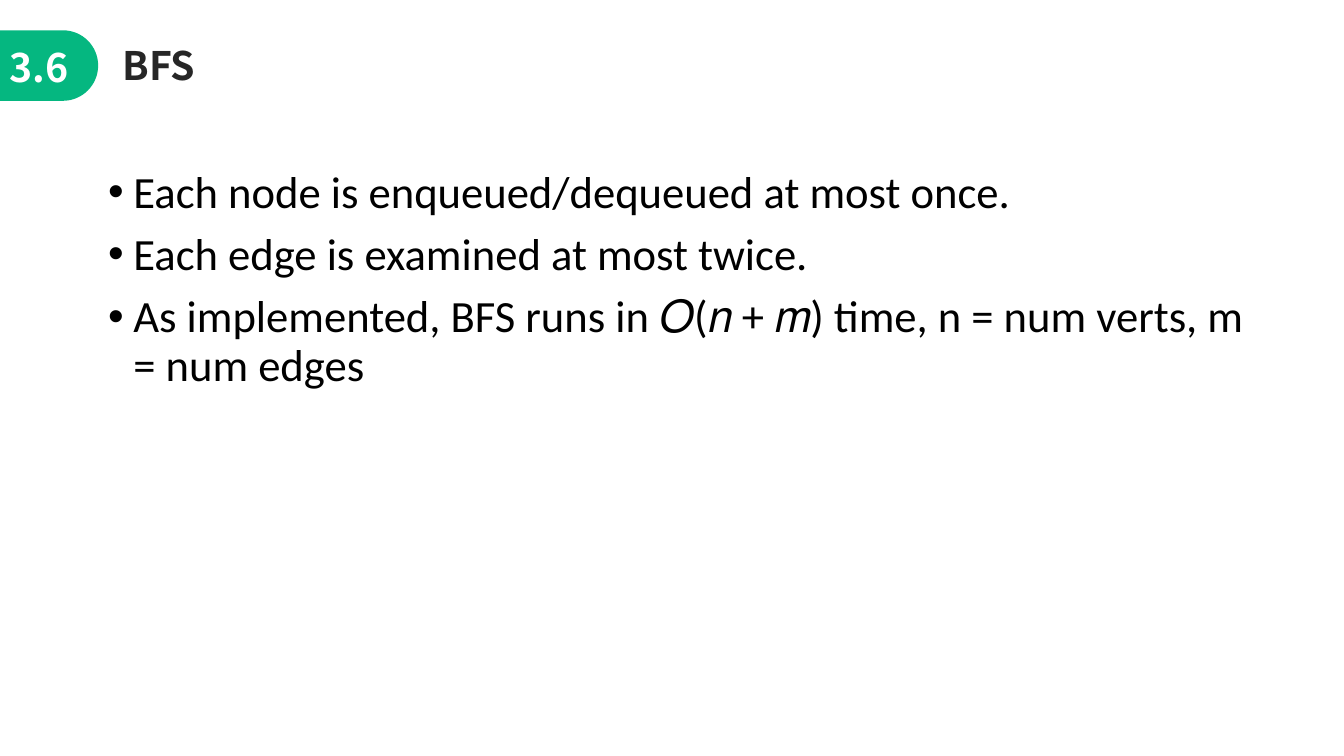
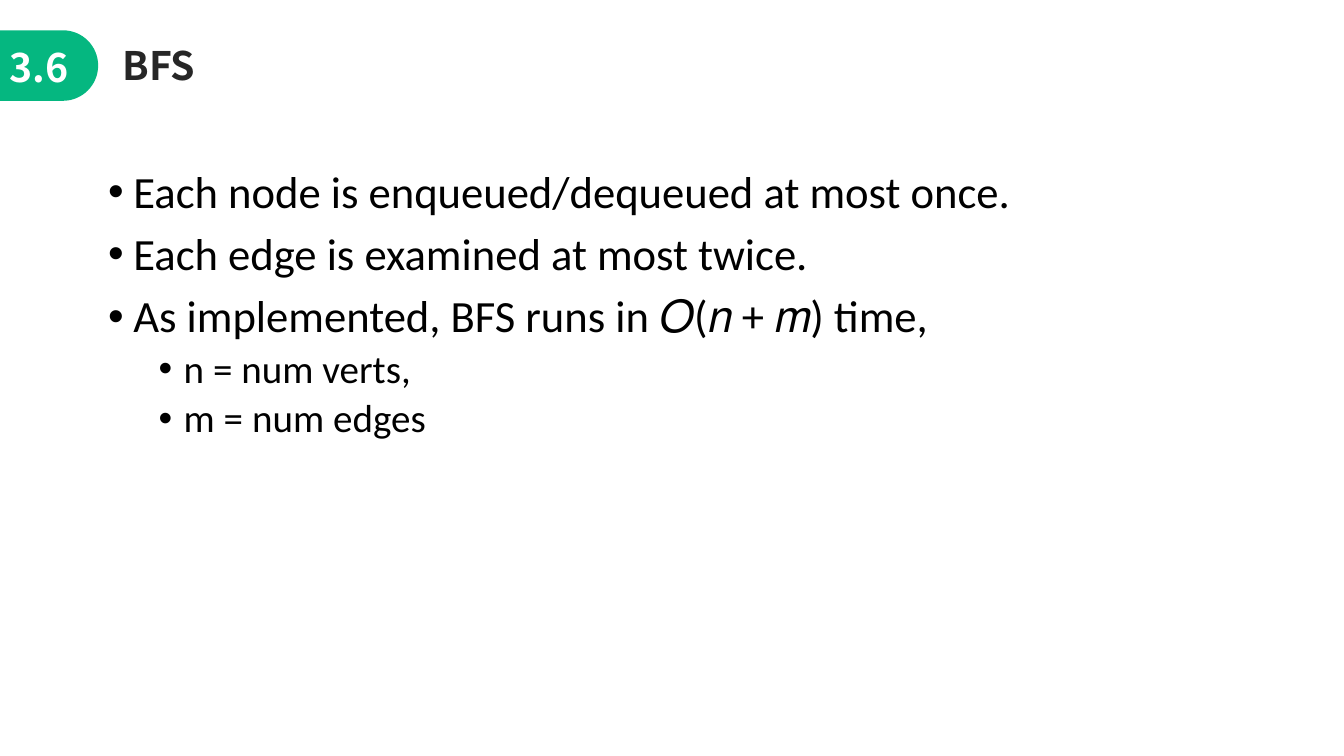
Before and after one commit to jimmyyih518/DSA2022Fall, a slide deck: slide 23 of week7/week7_slides.pptx (slide 22 before the commit). Drawn at 1344x756 pixels with LibreOffice and Linux fonts; fonts in the diff are those of the drawing. Boxes give left, top, right and bottom in pixels: in the first picture for what was removed or moved away, otherwise in the second. Text is boxed around its words. In the diff, an @@ line names an element or a change of style, - is before the commit and + after.

```diff
--- a/week7/week7_slides.pptx
+++ b/week7/week7_slides.pptx
@@ text at <box>133,299,928,439</box>: text changed @@
-• As implemented, BFS runs in 𝑂(𝑛 + 𝑚) time, n = num verts, m = num edges
+• As implemented, BFS runs in 𝑂(𝑛 + 𝑚) time,
+  • n = num verts,
+  • m = num edges
```
Also in this commit, not shown: 10 other slides changed, 1 slide added.
